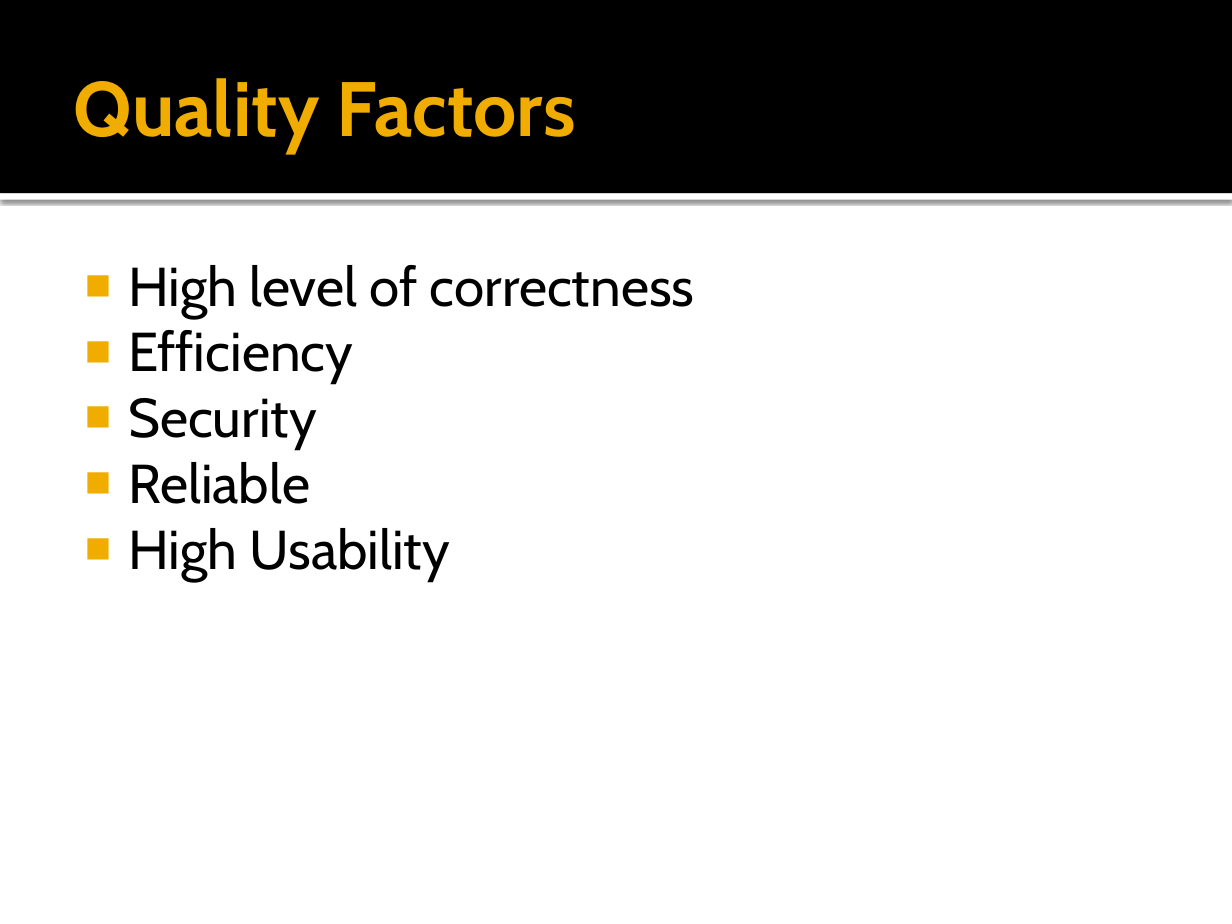
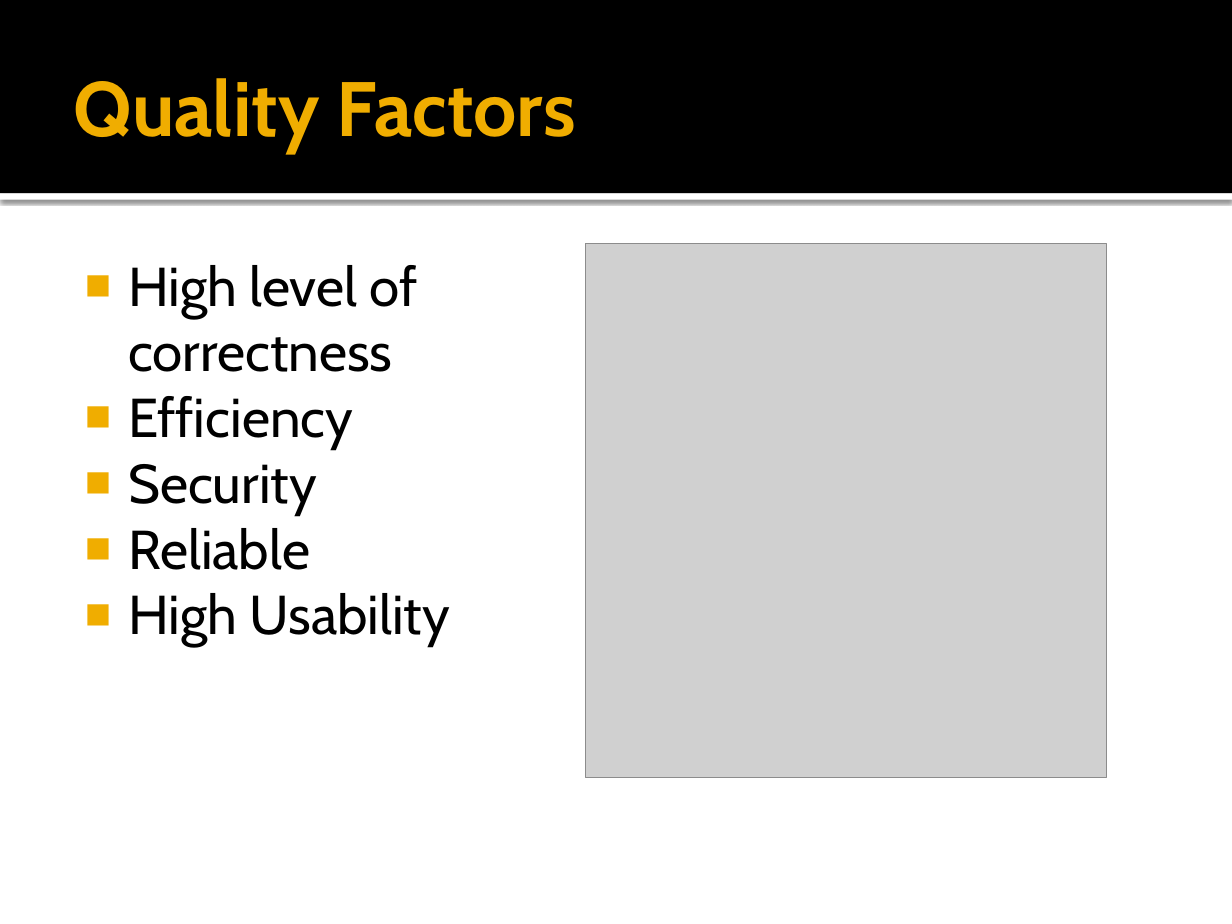
Before and after one commit to Ongion/betrayal, a slide deck: slide 2 of Biomedical Engineering.pptx. Drawn at 1232x924 pixels with LibreOffice and Linux fonts; fonts in the diff are those of the drawing; grey boxes stand for pictures. Boxes give left, top, right and bottom in pixels: in the first picture for what was removed or moved away, otherwise in the second. Text is boxed around its words. In the diff, an @@ line names an element or a change of style, - is before the commit and + after.

```diff
--- a/Biomedical Engineering.pptx
+++ b/Biomedical Engineering.pptx
@@ text "High level of correctness" rewrapped from box(128, 265, 694, 581) to box(128, 265, 450, 647) @@
@@ picture added at box(585, 244, 1106, 777) @@
```
Also in this commit, not shown: 5 other slides changed, 1 other file.
